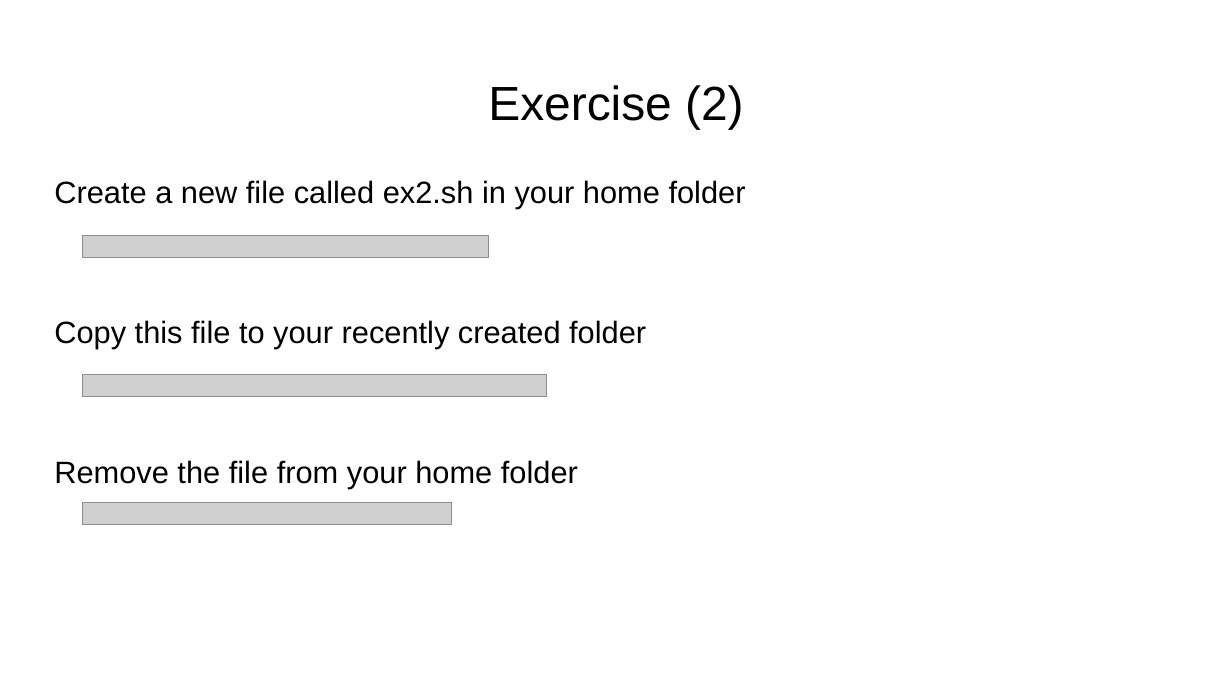
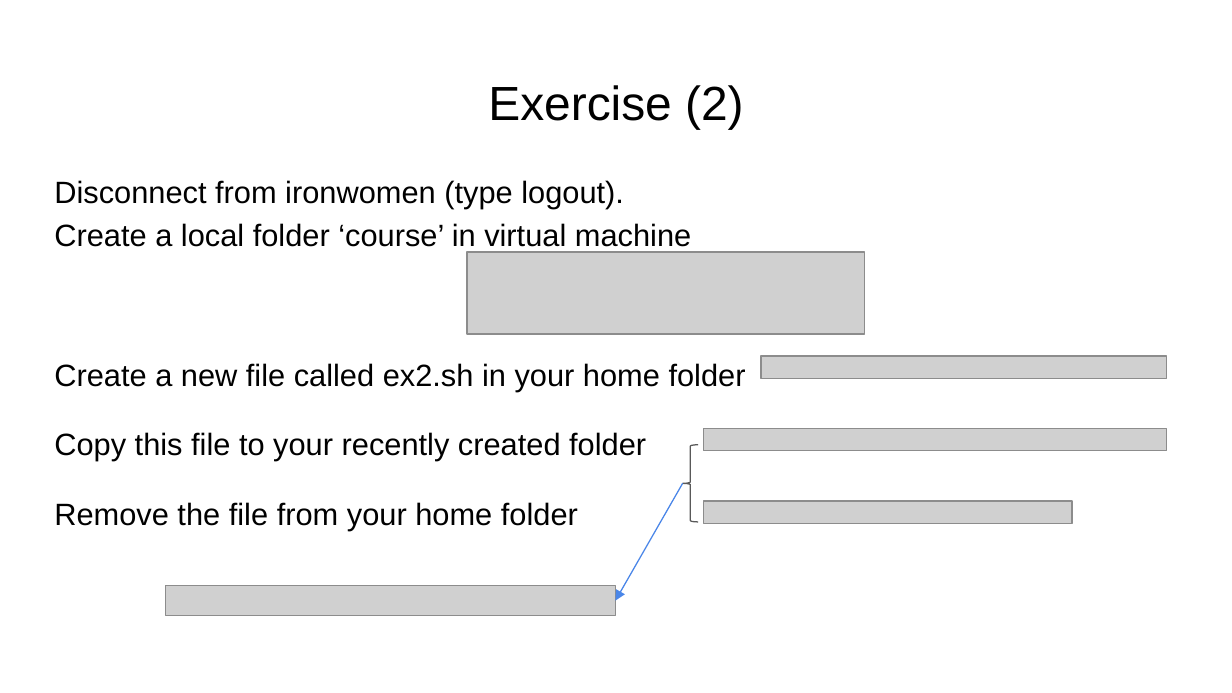
Before and after one commit to FusterTormo/BioinfoWorkshop, a slide deck: slide 21 of Introduction to Linux.pptx (slide 18 before the commit). Drawn at 1232x693 pixels with LibreOffice and Linux fonts; fonts in the diff are those of the drawing; grey boxes stand for pictures. Boxes give left, top, right and bottom in pixels: in the first picture for what was removed or moved away, otherwise in the second. Text is boxed around its words. In the diff, an @@ line names an element or a change of style, - is before the commit and + after.

```diff
--- a/Introduction to Linux.pptx
+++ b/Introduction to Linux.pptx
@@ text at box(54, 180, 691, 252): paragraph added @@
+Disconnect from ironwomen (type logout).
+Create a local folder ‘course’ in virtual machine
@@ picture added at box(467, 253, 865, 335) @@
@@ picture: place and size @@
-picture at box(83, 235, 488, 257)
+picture at box(761, 356, 1167, 378)
@@ text at box(54, 363, 746, 391): more space between paragraphs @@
@@ left brace added at box(683, 445, 699, 522), outline #595959 0.75 pt @@
@@ picture: place and size @@
-picture at box(83, 375, 546, 397)
+picture at box(703, 429, 1167, 451)
@@ arrow added from (683, 483) to (616, 601), #4A86E8 0.75 pt @@
@@ picture added at box(703, 501, 1072, 524) @@
@@ picture: place and size @@
-picture at box(83, 503, 451, 525)
+picture at box(165, 585, 615, 615)
```
Also in this commit, not shown: 14 other slides changed, 4 slides added, 1 slide removed, 1 other file.
